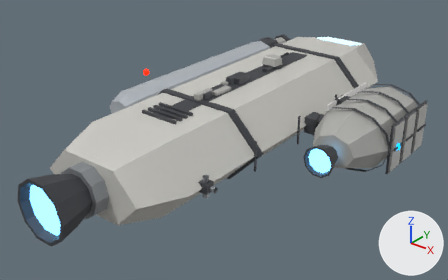
Two versions of the glTF model godot/assets/ships/tinker.glb, one commit apart.
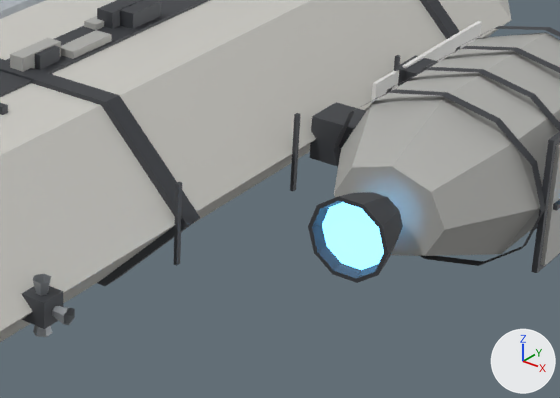
There are two pictures of each version: one whole from a camera (50 mm lens) standing at (1.369, -1.859, 0.965) and looking at (-0.035, -0.104, -0.123), one close up on the part from 42% to 88% of the width and 27% to 79% of the height. The lights are fixed; the arrows at lower right show +X, +Y and +Z. The older version's two pictures come first. Where no turn or scale is listed for an object, it has been applied to the vertices. Vertices at exactly the same position are counted once.

Script lines for the objects in view, before the commit:
```python
me_hull = bpy.data.meshes.new('Hull')
me_hull.from_pydata(...)  # 967 vertices, 1494 faces; spans x -0.63..0.63, y -1.0..1.0, z -0.16..0.15
me_hull.materials.append(mat_shiphull)  # light grey #d1d0ca
me_hull.materials.append(mat_hulldark)  # dark grey #4d5055
me_hull.materials.append(mat_shippanel)  # grey #b5b5b1
me_hull.materials.append(mat_accent)  # white #e7e7e5
me_hull.materials.append(mat_engine)  # blue #3f7cc4, glowing blue #6cc4ff
me_hull.materials.append(mat_shiparmor)  # light grey #bcc2c8
me_hull.materials.append(mat_light)  # blue #0089cb, glowing cyan #00b3ff
me_hull.materials.append(mat_window)  # blue #aac4d3, glowing blue #bce7ff
me_hull.materials.append(mat_hull)  # grey #9ba0a4
me_hull.materials.append(mat_lightred)  # red #bc1900, glowing red #ff2700
ob_hull = bpy.data.objects.new('Hull', me_hull)
ob_hull.location = (0.0, 0.0, 0.0)
```
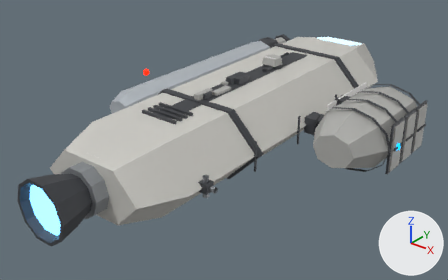
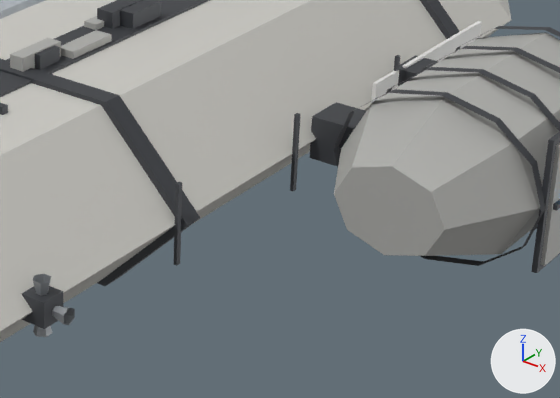
Where the change shows, as pixel boxes (x1, y1, x2, y2) in the close-ups (560 x 398 px):
part 1 of me_hull, deleted: before (308, 192, 403, 283)
part 2 of me_hull, deleted (blue): before (322, 202, 384, 270)

The change, as a diff of the scene's bpy script:
```diff
--- a/godot/assets/ships/tinker.glb.py
+++ b/godot/assets/ships/tinker.glb.py
@@ me_hull @@
 # used by ob_hull; location = (0.0, 0.0, 0.0)
-me_hull.from_pydata(...)  # 967 vertices, 1494 faces; spans x -0.63..0.63, y -1.0..1.0, z -0.16..0.15
+me_hull.from_pydata(...)  # 866 vertices, 1304 faces; spans x -0.63..0.63, y -1.0..1.0, z -0.16..0.15
+# me_hull part 1: the loose piece of 50 vertices spanning x 0.41..0.52, y -0.23..-0.15, z -0.06..0.04 is deleted
+# me_hull part 2: the loose piece of 11 vertices spanning x 0.42..0.51, y -0.21, z -0.06..0.04 is deleted
+# other edits to the shape of me_hull do not show in these pictures
 me_hull.materials.append(mat_shiphull)
```
